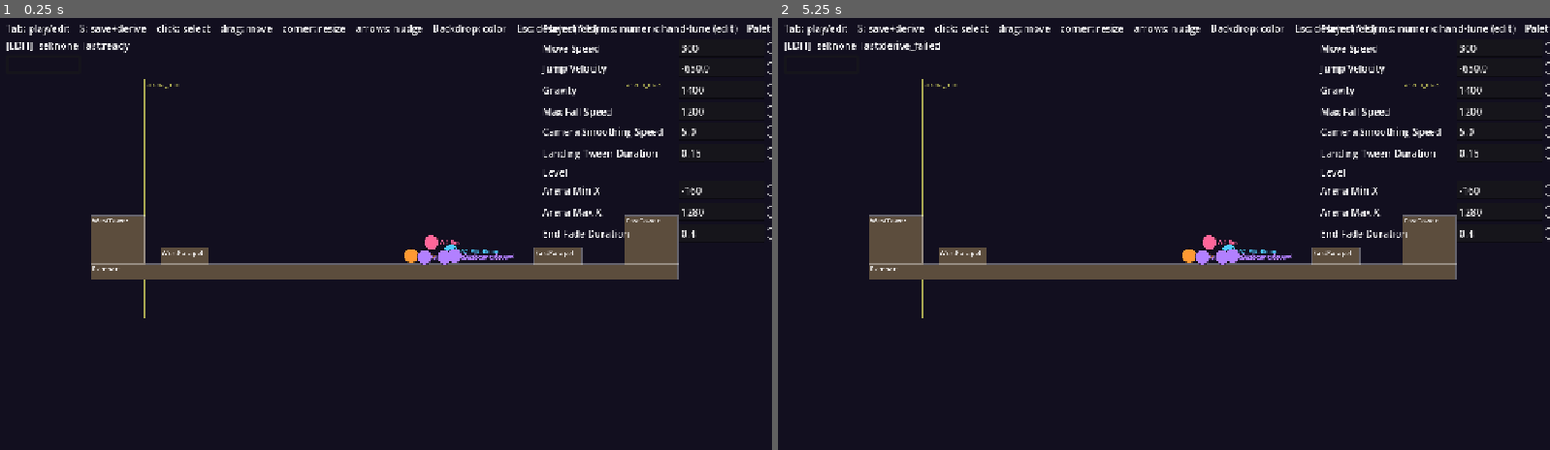
Above: before the commit, frames 1-2 (left to right).
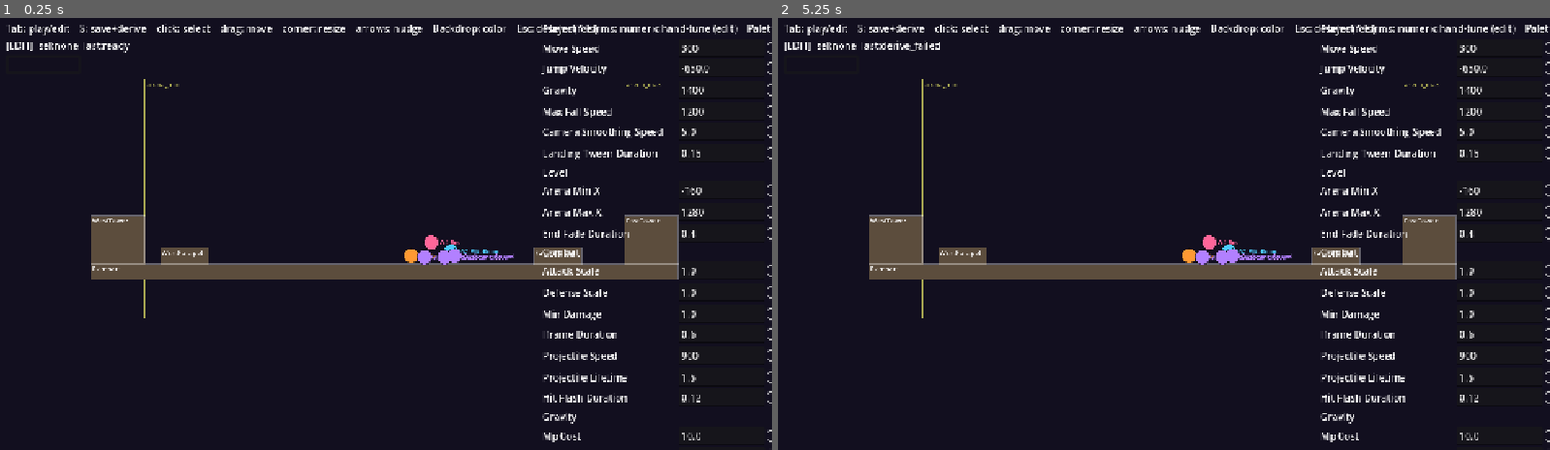
Above: after the commit, the same moments.

Repository: aigengame/godot-agent
Game: Godot game, scene res://scenes/editor.tscn
Same seed, same stepped clock (60 frames per second), same inputs: the game is played once before the commit and once after it. This scene is started directly instead of the project's main scene.
Inputs (mouse positions are in pixels of both pictures, inside the frame that each line leads up to):
- Up to frame 1 (0.25 s): no input
- Up to frame 2 (5.25 s): tap Enter (retry) every 0.75 s from 0.5 to 4.25 s; move the mouse to (1333, 212) at 0.52 s; hold Right (move_right) 0.53-1.25 s; tap Space (jump) at 0.6, 0.77, 1.07, 2.3, 3.77, 3.8, 4.07, 5.1 s; click (1333, 212) at 0.67 s; drag from (1009, 255) to (1125, 320) at 1.27 s; move the mouse to (1241, 134) at 2.02 s; hold Right (move_right) 2.03-2.75 s; tap E (eat_bun) at 2.1 s; drag from (1125, 320) to (932, 164) at 2.77 s; move the mouse to (1395, 298) at 3.52 s; hold Left (move_left) 3.53-4.25 s; tap Q (switch_weapon) at 3.6 s; drag from (932, 164) to (1048, 121) at 4.27 s; move the mouse to (1202, 234) at 5.02 s; hold S from 5.03 s (still down); click (1202, 234) at 5.17 s

The runs differ from the first frame. In frame 1, 1.0% of the frame differs, in the area x 70-100%, y 53-99%; in frame 2, 1.0%.

Commit message:
feat(panda-editor): span numeric hand-tune forms across all tuning configs (#441)
Review finding 1: the numeric forms were wired only for player + level.
Refactor EditorLevelModel to a single authority registry (id -> doc +
per-id dirty), load/save all nine tuning authorities, and wire a schema-
driven form section per config (combat, gravity, items, progression,
scale, enemies, hud added). The extractor stays top-level-scalar; the
$ref-based per-tier/per-kind stat tables remain a follow-up. Round-trip
seam extended to hand-tune a combat + a gravity number end to end.

Co-Authored-By: Claude Opus 4.8 (1M context) <noreply@anthropic.com>

Diff:
--- a/examples/platformer/panda-adventure/src/editor/editor_controller.gd
+++ b/examples/platformer/panda-adventure/src/editor/editor_controller.gd
@@ -255,18 +255,32 @@
 func _build_forms() -> void:
 	_forms = EditorFormsScript.new(_model)
 	_forms.field_edited.connect(_on_form_edited)
+	# Every tuning config gets a section (#476 review): the schema-driven extractor
+	# maps each config's scalar numbers to SpinBox rows, so the hand-tune surface
+	# spans the whole tuning space, not just player + level. A section whose schema
+	# declares no scalar numbers builds nothing (EditorForms skips it).
 	_forms.build(_forms_container, [
-		{
-			"authority": EditorLevelModelScript.AUTHORITY_PLAYER,
-			"schema_path": "res://data/schema/player_config.schema.json",
-			"title": "Player (feel)",
-		},
-		{
-			"authority": EditorLevelModelScript.AUTHORITY_LEVEL,
-			"schema_path": "res://data/schema/level_config.schema.json",
-			"title": "Level",
-		},
+		_section(EditorLevelModelScript.AUTHORITY_PLAYER, "player_config", "Player (feel)"),
+		_section(EditorLevelModelScript.AUTHORITY_LEVEL, "level_config", "Level"),
+		_section(EditorLevelModelScript.AUTHORITY_COMBAT, "combat_config", "Combat"),
+		_section(EditorLevelModelScript.AUTHORITY_GRAVITY, "gravity_config", "Gravity"),
+		_section(EditorLevelModelScript.AUTHORITY_ITEMS, "items_config", "Items"),
+		_section(EditorLevelModelScript.AUTHORITY_PROGRESSION, "progression_config", "Progression"),
+		_section(EditorLevelModelScript.AUTHORITY_SCALE, "scale_spec", "Scale spec"),
+		_section(EditorLevelModelScript.AUTHORITY_ENEMIES, "enemies_config", "Enemies"),
+		_section(EditorLevelModelScript.AUTHORITY_HUD, "hud_config", "HUD"),
 	])
+
+
+## One form-section descriptor: an authority id + the schema that declares its
+## numeric fields + a heading. The schema path follows the config naming
+## convention (data/schema/<name>.schema.json).
+func _section(authority: String, schema_name: String, title: String) -> Dictionary:
+	return {
+		"authority": authority,
+		"schema_path": "res://data/schema/%s.schema.json" % schema_name,
+		"title": title,
+	}
 
 
 ## One numeric form field changed: mark the edit (the model already dirtied) and
--- a/examples/platformer/panda-adventure/src/editor/editor_level_model.gd
+++ b/examples/platformer/panda-adventure/src/editor/editor_level_model.gd
@@ -2,12 +2,16 @@
 
 ## The Panda Adventure Editor's in-memory authority model (gADR-0012).
 ##
-## Loads Level 1's JSON authorities FOR EDITING — the level authority
+## Loads Level 1's JSON authorities FOR EDITING and holds them in a single
+## authority registry (id -> parsed document). The level authority
 ## (`level_config.json`: platform segments, the Arena interval, the backdrop) and
 ## the enemies authority (`enemies_config.json`: the Wave schedule's Spawn Roster
-## positions) — and exposes their editable SPATIAL content as typed accessors over
-## the raw documents. A `save()` writes ONLY the JSON authority back (gADR-0000:
-## JSON is the single source of truth; the derived `.tres` are never hand-written).
+## positions) expose their editable SPATIAL content as typed accessors; EVERY
+## tuning config (player, combat, gravity, items, hud, progression, scale, and the
+## two above) additionally exposes its scalar NUMBERS through the generic
+## get_number/set_number pair the schema-driven forms drive (#476 review). A
+## `save()` writes ONLY the changed JSON authorities back (gADR-0000: JSON is the
+## single source of truth; the derived `.tres` are never hand-written).
 ## Re-derivation is NOT done here — it belongs to the one Python builder, invoked
 ## through `editor_builder.gd` (gADR-0012 rejects a second, GDScript derivation
 ## path).
@@ -18,52 +22,73 @@
 ## untouched. The PLAY side keeps consuming the derived Resources through the
 ## existing chain (GeneratedConfig); this model never loads a `.tres`.
 
-const LEVEL_JSON_PATH := "res://data/json/level_config.json"
-const ENEMIES_JSON_PATH := "res://data/json/enemies_config.json"
-# The Player traversal authority (#441): the hand-tune NUMERIC forms edit its
-# scalar feel numbers (move_speed, jump_velocity, gravity, …) alongside the level
-# authority's own scalars — the "playtest-driven numeric feel [as] ordinary JSON
-# diffs" gADR-0012 routes through this same JSON->builder->reload path. Its
-# spatial fields (player_start, colors) stay out of the numeric forms (arrays are
-# the direct-manipulation / picker channel).
-const PLAYER_JSON_PATH := "res://data/json/player_config.json"
-
 # The authority identifiers the generic numeric accessors key on — the Editor's
 # own vocabulary for "which JSON document a form field writes", not a config
-# number. Structural (the WEAPON_* / kind-id pattern used across the game).
+# number. Structural (the WEAPON_* / kind-id pattern used across the game). Every
+# tuning config is registered so the schema-driven forms span the whole tuning
+# surface, not just player + level (#476 review, gADR-0012's "tune numbers").
 const AUTHORITY_LEVEL := "level"
+const AUTHORITY_ENEMIES := "enemies"
 const AUTHORITY_PLAYER := "player"
-
-# The whole parsed authority documents. Kept intact so unedited fields survive a
-# save byte-for-value; the editable spatial slices are mutated in place.
+const AUTHORITY_COMBAT := "combat"
+const AUTHORITY_GRAVITY := "gravity"
+const AUTHORITY_ITEMS := "items"
+const AUTHORITY_HUD := "hud"
+const AUTHORITY_PROGRESSION := "progression"
+const AUTHORITY_SCALE := "scale"
+
+# authority id -> its JSON authority path. The single registry every operation
+# iterates (load / save / dirty / snapshot / rollback), so adding a tuning config
+# is one entry, never a new field + branch in five methods.
+const AUTHORITY_PATHS := {
+	AUTHORITY_LEVEL: "res://data/json/level_config.json",
+	AUTHORITY_ENEMIES: "res://data/json/enemies_config.json",
+	AUTHORITY_PLAYER: "res://data/json/player_config.json",
+	AUTHORITY_COMBAT: "res://data/json/combat_config.json",
+	AUTHORITY_GRAVITY: "res://data/json/gravity_config.json",
+	AUTHORITY_ITEMS: "res://data/json/items_config.json",
+	AUTHORITY_HUD: "res://data/json/hud_config.json",
+	AUTHORITY_PROGRESSION: "res://data/json/progression_config.json",
+	AUTHORITY_SCALE: "res://data/json/scale_spec.json",
+}
+
+# id -> the whole parsed authority Dictionary. Kept intact so unedited fields
+# survive a save byte-for-value; the editable slices are mutated in place.
+var _docs: Dictionary = {}
+# id -> bool: which authorities carry unsaved edits, so a save reserializes ONLY
+# the files that changed (a minimal JSON diff; untouched authorities never churn).
+var _dirty_ids: Dictionary = {}
+# The OR of _dirty_ids — the "unsaved edits" marker and the save-before-play guard.
+var dirty := false
+# Convenience aliases into _docs for the SPATIAL accessors below (platforms /
+# arena / backdrop read `_level`; wave spawns read `_enemies`). Godot Dictionaries
+# are reference types, so these alias the SAME objects the registry holds — a
+# spatial edit and a numeric-form edit mutate one document.
 var _level: Dictionary = {}
 var _enemies: Dictionary = {}
-var _player: Dictionary = {}
-# Set on any mutation, cleared on load/save — drives the "unsaved edits" marker
-# and the save-before-play guard. Backed by per-authority flags so a save writes
-# ONLY the file that actually changed (a minimal JSON diff; the untouched
-# authority is never reserialized).
-var dirty := false
-var _level_dirty := false
-var _enemies_dirty := false
-var _player_dirty := false
-
-
-## Load both JSON authorities from `res://data/json`. Returns false (after a loud
-## push_error) if either file is missing or malformed, so the controller can show
-## a fault rather than crash. res:// is writable here because the Editor is a
-## dev-machine tool run from source (gADR-0012), never a shipped/exported build.
+
+
+## Load every registered JSON authority from `res://data/json`. Returns false
+## (after a loud push_error inside _read_json) when the documents the editor's own
+## editing needs are missing/malformed, so the controller shows a fault rather than
+## crash. res:// is writable here because the Editor is a dev-machine tool run from
+## source (gADR-0012), never a shipped/exported build.
 func load_authorities() -> bool:
-	_level = _read_json(LEVEL_JSON_PATH)
-	_enemies = _read_json(ENEMIES_JSON_PATH)
-	_player = _read_json(PLAYER_JSON_PATH)
+	_docs.clear()
+	_dirty_ids.clear()
 	dirty = false
-	_level_dirty = false
-	_enemies_dirty = false
-	_player_dirty = false
-	if _level.is_empty() or _enemies.is_empty() or _player.is_empty():
+	for id: String in AUTHORITY_PATHS:
+		_docs[id] = _read_json(AUTHORITY_PATHS[id])
+		_dirty_ids[id] = false
+	_level = _docs[AUTHORITY_LEVEL]
+	_enemies = _docs[AUTHORITY_ENEMIES]
+	var player: Dictionary = _docs[AUTHORITY_PLAYER]
+	# Guard the shape the editor DIRECTLY manipulates (platforms, waves) + the
+	# player feel forms; the other tuning configs are form-only, guarded by their
+	# own empty-form fallback rather than a hard load failure.
+	if _level.is_empty() or _enemies.is_empty() or player.is_empty():
 		return false
-	return _level.has("platforms") and _enemies.has("waves") and _player.has("move_speed")
+	return _level.has("platforms") and _enemies.has("waves") and player.has("move_speed")
 
 
 func _read_json(path: String) -> Dictionary:
@@ -80,56 +105,43 @@
 	return parsed
 
 
+# The three spatial-edit paths (backdrop/platforms/arena live in the level
+# authority; wave spawns in the enemies authority) mark through the registry.
 func _mark_level() -> void:
-	_level_dirty = true
-	dirty = true
+	_mark(AUTHORITY_LEVEL)
 
 
 func _mark_enemies() -> void:
-	_enemies_dirty = true
-	dirty = true
-
-
-func _mark_player() -> void:
-	_player_dirty = true
+	_mark(AUTHORITY_ENEMIES)
+
+
+## Mark one authority dirty (edits pending) and refresh the OR marker.
+func _mark(id: String) -> void:
+	_dirty_ids[id] = true
 	dirty = true
 
 
 # --- Numeric hand-tune scalars (schema-driven forms, #441) ---------------------
 # One generic scalar get/set pair keyed on an authority id + a JSON key, driving
-# the schema-derived SpinBox rows (EditorFormSpec + EditorForms). The forms edit
-# scalar NUMBERS only; spatial arrays stay the direct-manipulation channel. The
-# level authority's arena_min_x/arena_max_x also carry dedicated setters above
-# (the drag/nudge path) — both write the SAME `_level[key]`, so a numeric form
-# and a drag are one edit.
-
-## The parsed document backing an authority id, or an empty Dictionary for an
-## unknown id (the caller only ever passes the two AUTHORITY_* constants).
-func _authority_doc(authority: String) -> Dictionary:
-	match authority:
-		AUTHORITY_LEVEL:
-			return _level
-		AUTHORITY_PLAYER:
-			return _player
-		_:
-			return {}
-
+# the schema-derived SpinBox rows (EditorFormSpec + EditorForms) across EVERY
+# tuning config. The forms edit scalar NUMBERS only; spatial arrays stay the
+# direct-manipulation channel. The level authority's arena_min_x/arena_max_x also
+# carry dedicated setters above (the drag/nudge path) — both write the SAME
+# `_level[key]`, so a numeric form and a drag are one edit.
 
 func get_number(authority: String, key: String) -> float:
-	return float(_authority_doc(authority).get(key, 0.0))
+	return float((_docs.get(authority, {}) as Dictionary).get(key, 0.0))
 
 
 ## Write one scalar number into its authority document and mark that authority
 ## dirty (so save() reserializes only it). Coerced to float — JSON numbers are
-## floats, and the derived Resources' fields are floats (gADR-0000).
+## floats, and the derived Resources' fields are floats (gADR-0000). An unknown
+## authority is a no-op (the forms only ever pass a registered id).
 func set_number(authority: String, key: String, value: float) -> void:
-	match authority:
-		AUTHORITY_LEVEL:
-			_level[key] = value
-			_mark_level()
-		AUTHORITY_PLAYER:
-			_player[key] = value
-			_mark_player()
+	if not _docs.has(authority):
+		return
+	(_docs[authority] as Dictionary)[key] = value
+	_mark(authority)
 
 
 ## Read a JSON-Schema document (res://data/schema/…) for the forms to derive
@@ -237,16 +249,12 @@
 ## differ; every unedited field keeps its value. Returns false after a loud
 ## push_error on any write failure; clears the dirty flags on success.
 func save() -> bool:
-	if _level_dirty and not _write_json(LEVEL_JSON_PATH, _level):
-		return false
-	if _enemies_dirty and not _write_json(ENEMIES_JSON_PATH, _enemies):
-		return false
-	if _player_dirty and not _write_json(PLAYER_JSON_PATH, _player):
-		return false
+	for id: String in _docs:
+		if _dirty_ids.get(id, false) and not _write_json(AUTHORITY_PATHS[id], _docs[id]):
+			return false
 	dirty = false
-	_level_dirty = false
-	_enemies_dirty = false
-	_player_dirty = false
+	for id: String in _dirty_ids:
+		_dirty_ids[id] = false
 	return true
 
 
--- a/examples/platformer/panda-adventure/tests/gdscript/test_editor_roundtrip.gd
+++ b/examples/platformer/panda-adventure/tests/gdscript/test_editor_roundtrip.gd
@@ -66,6 +66,13 @@
 		return
 	var new_move_speed := 320.0  # was 300.0
 	model.set_number(ModelScript.AUTHORITY_PLAYER, "move_speed", new_move_speed)
+	# Multi-config coverage (#476 review): hand-tune a Combat and a Gravity number
+	# too, proving the numeric round-trip spans EVERY tuning config, not just
+	# player/level. 0.5 / 8.0 are exact in float32 + JSON.
+	var new_iframe := 0.5  # combat.iframe_duration, was 0.6
+	var new_mp_cost := 8.0  # gravity.mp_cost, was 10.0
+	model.set_number(ModelScript.AUTHORITY_COMBAT, "iframe_duration", new_iframe)
+	model.set_number(ModelScript.AUTHORITY_GRAVITY, "mp_cost", new_mp_cost)
 
 	if not model.dirty:
 		_fail("model must be dirty after edits")
@@ -106,6 +113,12 @@
 	if reloaded.get_number(ModelScript.AUTHORITY_PLAYER, "move_speed") != new_move_speed:
 		_fail("JSON move_speed not persisted: %s" % [reloaded.get_number(ModelScript.AUTHORITY_PLAYER, "move_speed")])
 		return
+	if reloaded.get_number(ModelScript.AUTHORITY_COMBAT, "iframe_duration") != new_iframe:
+		_fail("JSON combat iframe_duration not persisted")
+		return
+	if reloaded.get_number(ModelScript.AUTHORITY_GRAVITY, "mp_cost") != new_mp_cost:
+		_fail("JSON gravity mp_cost not persisted")
+		return
 
 	# --- the DERIVED Resources carry the edit (proof the builder actually ran).
 	var level: Resource = load(LEVEL_TRES)
@@ -140,6 +153,14 @@
 	if player.move_speed != new_move_speed:
 		_fail("derived .tres move_speed stale: %s" % [player.move_speed])
 		return
+	var combat: Resource = load("res://data/generated/combat_config.tres")
+	if combat == null or combat.iframe_duration != new_iframe:
+		_fail("derived combat_config.tres iframe_duration stale")
+		return
+	var gravity: Resource = load("res://data/generated/gravity_config.tres")
+	if gravity == null or gravity.mp_cost != new_mp_cost:
+		_fail("derived gravity_config.tres mp_cost stale")
+		return
 
 	print("EDITOR_ROUNDTRIP: PASS")
 	quit(0)
Not shown, changed: examples/platformer/panda-adventure/tests/test_editor_roundtrip_seam.py
